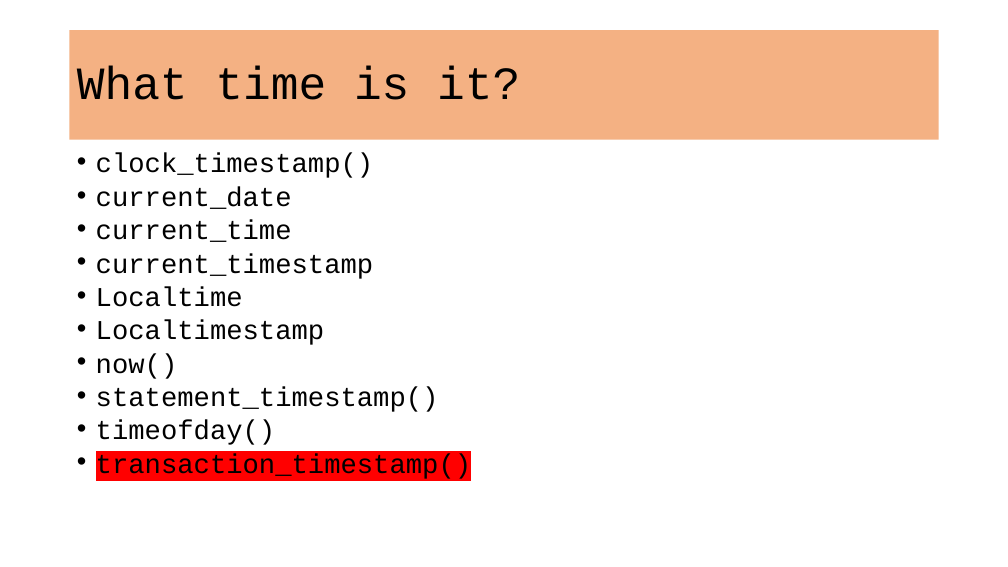
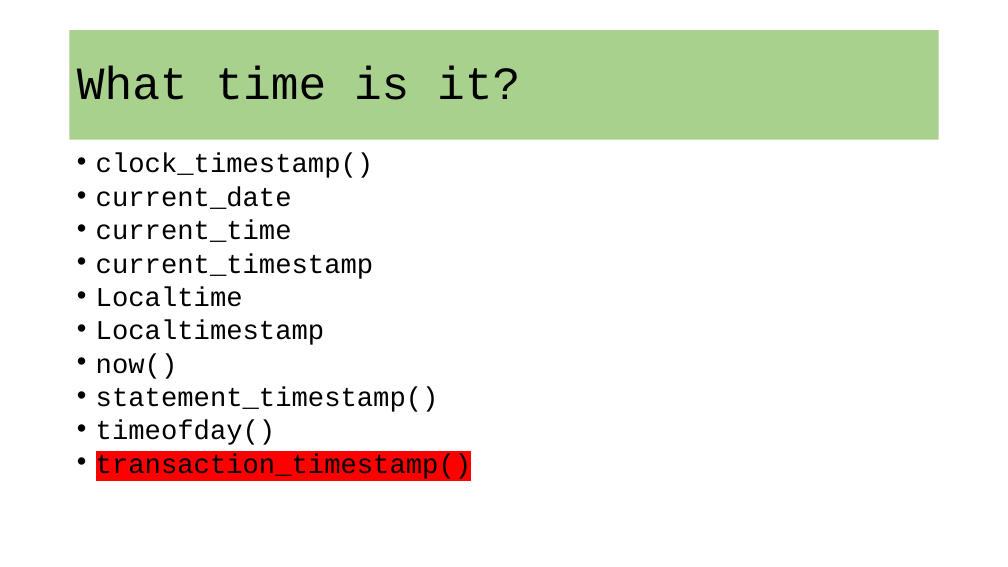
Before and after one commit to VadimAcosta/timestamps_and_intervals, a slide deck: slide 46 of times_and_dates.pptx (slide 48 before the commit). Drawn at 1008x567 pixels with LibreOffice and Linux fonts; fonts in the diff are those of the drawing. Boxes give left, top, right and bottom in pixels: in the first picture for what was removed or moved away, otherwise in the second. Text is boxed around its words. In the diff, an @@ line names an element or a change of style, - is before the commit and + after.

```diff
--- a/times_and_dates.pptx
+++ b/times_and_dates.pptx
@@ title "What time is it?" at (x1=70, y1=30, x2=939, y2=140): fill #F4B183 to #A9D18E @@
```
Also in this commit, not shown: 8 other slides changed, 2 slides added, 4 slides removed, 1 other file.
